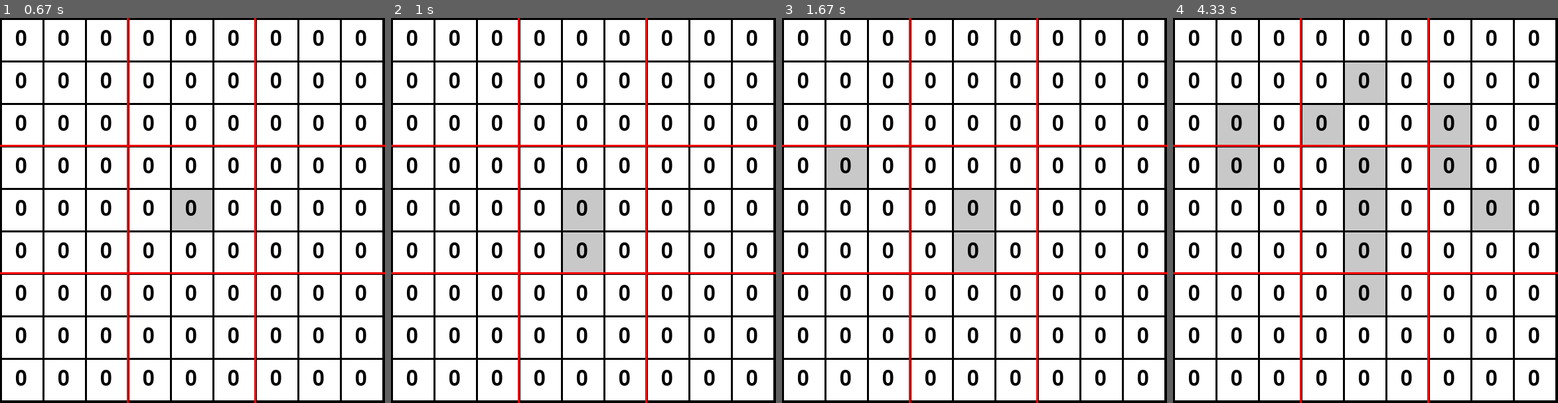
Above: before the commit, frames 1-4 (left to right).
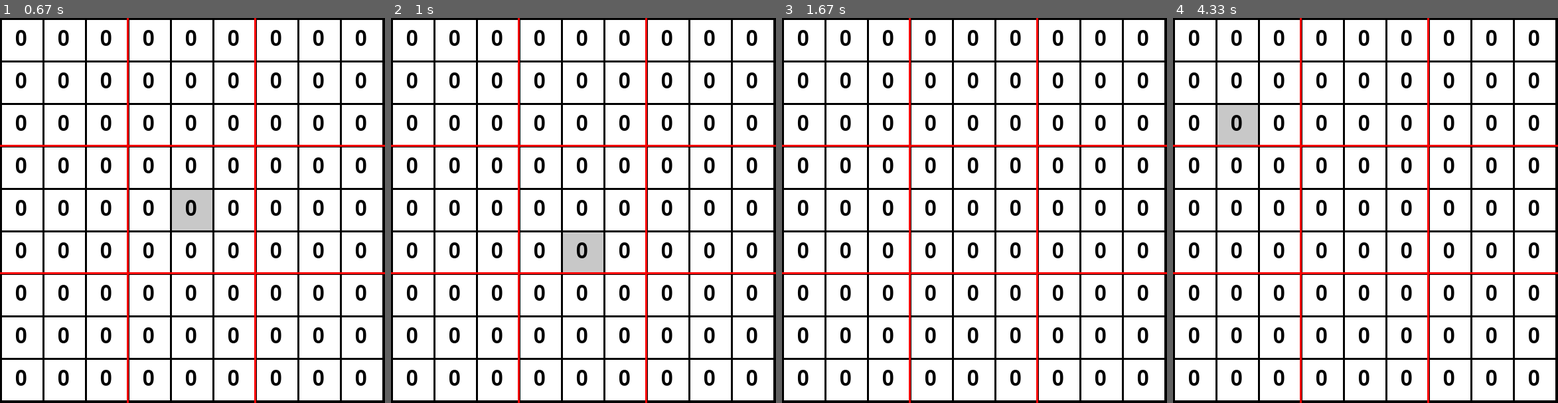
Above: after the commit, the same moments.

Repository: ravenstudios/sudoku_pygame
Game: pygame game, started from main.py
The game is run twice, just before and just after one commit, with the same random seed, the same clock (stepped at 60 frames per second) and the same inputs.
Inputs (mouse positions are in pixels of both pictures, inside the frame that each line leads up to):
- Up to frame 1 (0.67 s): click (192, 210) at 0.38 s
- Up to frame 2 (1 s): click (587, 237) at 0.72 s
- Up to frame 3 (1.67 s): click (855, 152) at 1.05 s; click "0" at 1.38 s
- Up to frame 4 (4.33 s): click (1373, 79) at 1.72 s; click (1346, 310) at 2.05 s; click (1353, 145) at 2.38 s; click (1311, 129) at 2.72 s; click (1465, 175) at 3.05 s; click (1484, 202) at 3.38 s; click (1446, 141) at 3.72 s; click (1253, 137) at 4.05 s

Frame 1 is identical in both runs. In frame 2, 1.0% of the frame differs, in the area x 44-56%, y 44-56%; in frame 3, 3.1%; in frame 4, 10%, in the area x 11-89%, y 11-78%.

Commit message:
fixed unselect

Diff:
--- a/square.py
+++ b/square.py
@@ -16,7 +16,7 @@
         self.selected_background_color = (200, 200, 200)
         self.color = WHITE
 
-    @staticmethod
+    @classmethod
     def unselect_all(self):
         print("unselected")
         self.can_edit = False
@@ -28,15 +28,21 @@
         self.can_edit = False
         self.color = self.background_color
 
+    def get_value(self):
+        return self.value
+
     def clicked(self):
         if self.rect.collidepoint(pygame.mouse.get_pos()):
-            Square.unselect_all(self)
             if self.can_edit:
                 self.color = self.background_color
                 self.can_edit = False
             else:
                 self.color = self.selected_background_color
                 self.can_edit = True
+        else:
+            if self.can_edit:
+                self.can_edit = False
+                self.color = self.background_color
 
 
     def update(self):
